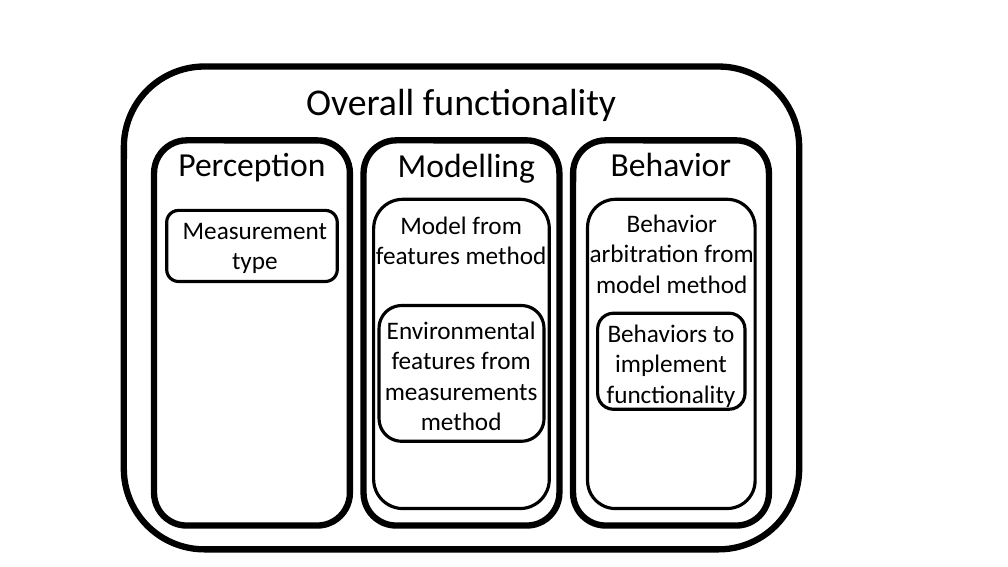
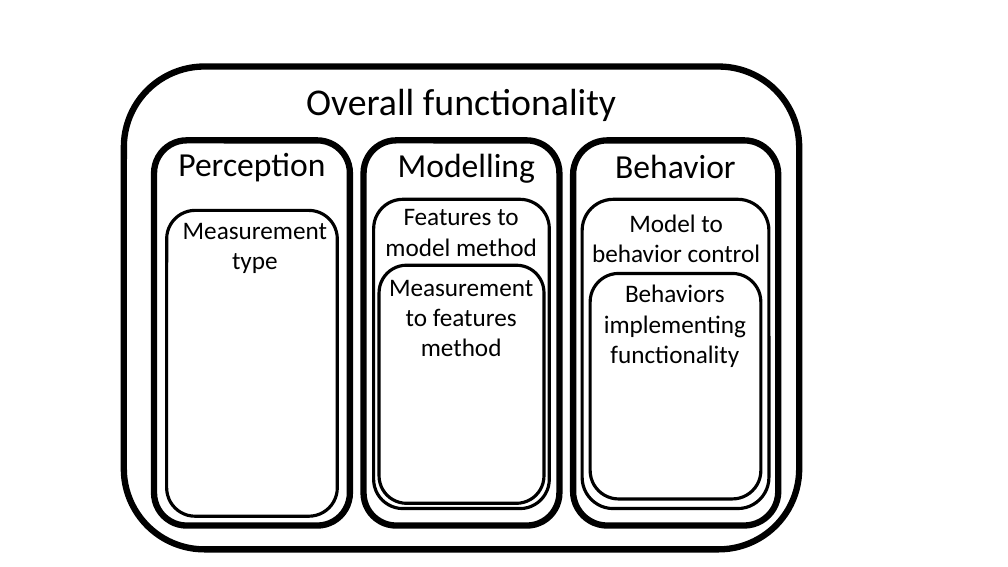
Before and after one commit to BenChurch/Winter2017, a slide deck: slide 2 of CISC870/Paper/FigureCreation.pptx. Drawn at 1008x567 pixels with LibreOffice and Linux fonts; fonts in the diff are those of the drawing. Boxes give left, top, right and bottom in pixels: in the first picture for what was removed or moved away, otherwise in the second. Text is boxed around its words. In the diff, an @@ line names an element or a change of style, - is before the commit and + after.

Commit message:
CISC 848 Implementation Report - pdf saved and ready for delivery

```diff
--- a/CISC870/Paper/FigureCreation.pptx
+++ b/CISC870/Paper/FigureCreation.pptx
@@ rounded rectangle: place and size @@
-rounded rectangle at [573, 141, 769, 526]
+rounded rectangle at [573, 141, 778, 526]
@@ text "Behavior": place and size @@
-text "Behavior" at [611, 152, 731, 177]
+text "Behavior" at [615, 154, 735, 179]
@@ text at [385, 208, 537, 256]: text changed @@
-Model from features method
+Features to model method
@@ rounded rectangle: place and size @@
-rounded rectangle at [588, 200, 755, 509]
+rounded rectangle at [582, 200, 769, 509]
@@ rounded rectangle: place and size @@
-rounded rectangle at [166, 210, 337, 281]
+rounded rectangle at [166, 210, 337, 516]
@@ text at [592, 214, 761, 263]: text changed @@
-Behavior arbitration from model method
+Model to behavior control
@@ rounded rectangle: place and size @@
-rounded rectangle at [379, 306, 544, 442]
+rounded rectangle at [379, 265, 544, 504]
@@ text at [389, 279, 533, 356]: text changed @@
-Environmental features from measurements method
+Measurement to features method
@@ rounded rectangle: place and size @@
-rounded rectangle at [598, 313, 746, 409]
+rounded rectangle at [591, 274, 761, 499]
@@ text at [604, 284, 746, 367]: text changed @@
-Behaviors to implement functionality
+Behaviors implementing functionality
```
Also in this commit, not shown: 1 slide added, 9 other files.
